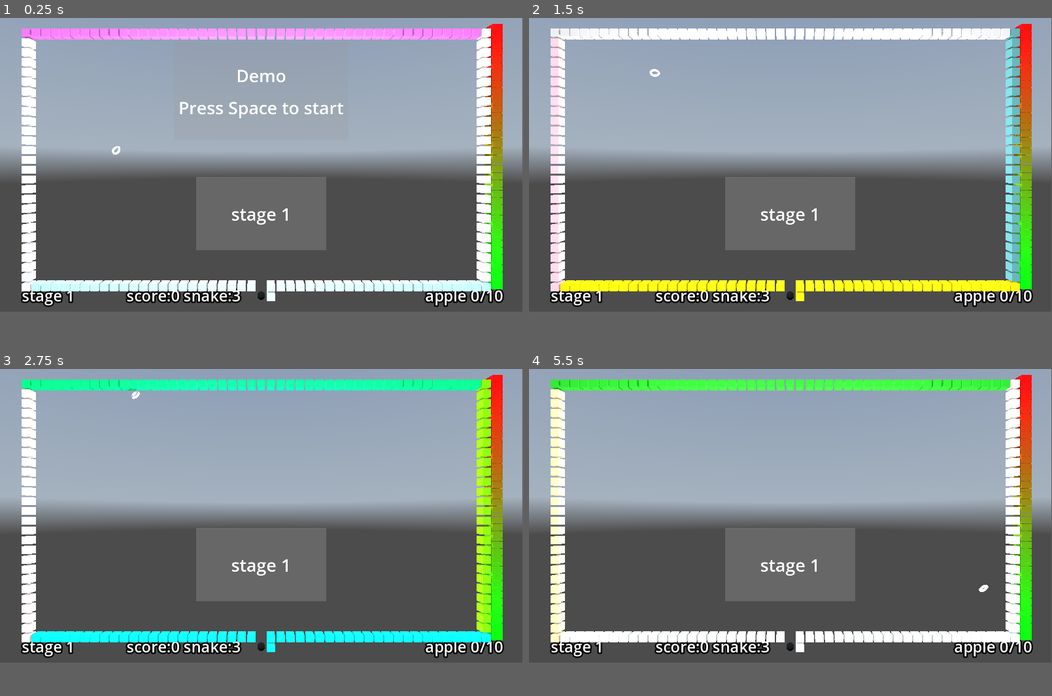
Above: before the commit, frames 1-4 (two rows, left to right).
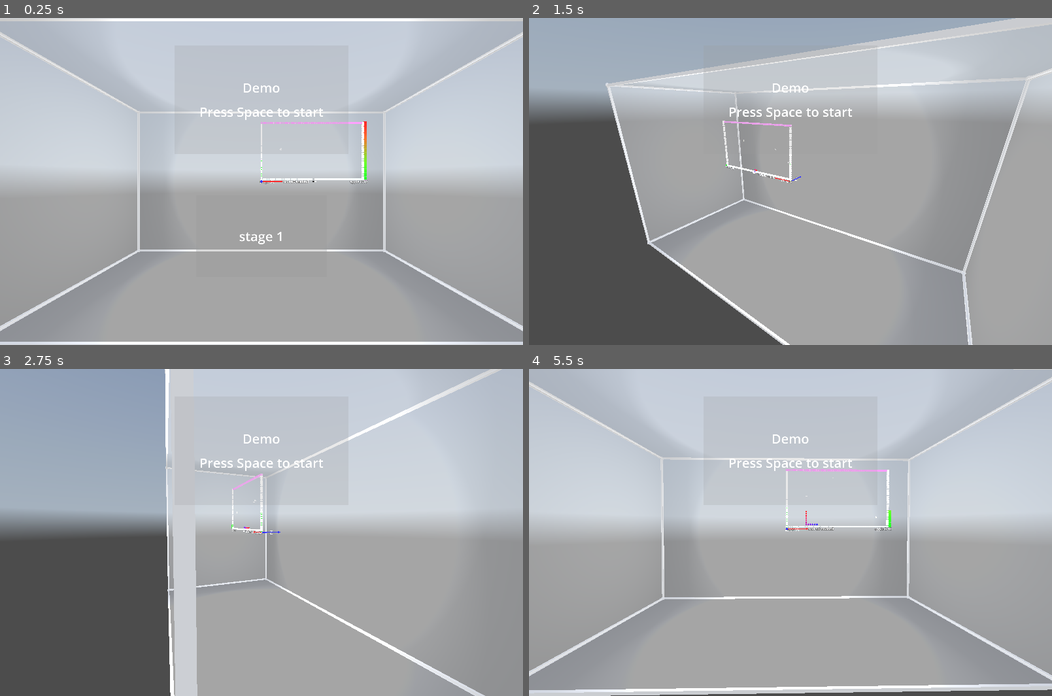
Above: after the commit, the same moments.

Repository: kasworld/gd4snakebyte3d
Game: Godot game, scene res://main.tscn
Same seed, same stepped clock (60 frames per second), same inputs: the game is played once before the commit and once after it. A sky picture missing from this copy of the repository is replaced by a grey-blue gradient.
Inputs (mouse positions are in pixels of both pictures, inside the frame that each line leads up to):
- Up to frame 1 (0.25 s): no input
- Up to frame 2 (1.5 s): tap Space at 0.5, 0.77, 1.07, 1.25 s; move the mouse to (905, 148) at 0.52 s; hold Right 0.53-1.28 s; tap Enter at 0.6 s; click (905, 148) at 0.67 s; tap C at 0.8, 1.35 s; move the mouse to (685, 178) at 1.27 s; hold Down from 1.28 s (still down)
- Up to frame 3 (2.75 s): tap Space at 1.52, 1.82, 2, 2.3 s; tap E at 1.55, 2.1 s; move the mouse to (313, 450) at 2.02 s; release Down at 2.03 s; hold Right from 2.03 s (still down)
- Up to frame 4 (5.5 s): tap Space at 2.75, 2.85, 3.02, 3.32, 3.5, 3.77, 4.07, 4.25, 4.52, 4.82, 5.3 s; move the mouse to (764, 575) at 2.77 s; release Right at 2.78 s; hold Up 2.78-3.53 s; click (764, 575) at 2.92 s; tap Enter at 3.05, 3.6 s; move the mouse to (947, 558) at 3.52 s; hold Left 3.53-5.03 s; tap C at 3.8, 4.35 s; move the mouse to (633, 470) at 4.27 s; tap E at 4.55 s; move the mouse to (816, 516) at 5.02 s; hold Down from 5.03 s (still down); tap Q at 5.1 s; click (816, 516) at 5.17 s
In our replay, the window is 799x449 before the commit and 800x500 after it. These sizes can differ from the game's own. Grey fills any space a smaller window leaves; there, only what the larger window draws over its background counts as a difference.

The runs differ from the first frame. In frame 1, 87% of the frame differs, in the area x 0-100%, y 0-100%; in frame 2, 72%; in frame 3, 71%; in frame 4, 90%.

Commit message:
apply templete3d code

Diff:
--- a/main.gd
+++ b/main.gd
@@ -1,21 +1,23 @@
 extends Node3D
 
-var stage_scene = preload("res://snake_byte/snake_byte.tscn")
+const WorldSize := Vector3(160,90,80)
 
 var stage_number :int
 var stage :SnakeByte
 var game_info :Dictionary
 var demo_mode :bool = true
-var camera_move := false
 
 func _ready() -> void:
 	var vp_size = get_viewport().get_visible_rect().size
 	$DemoPanel.size = vp_size/3
 	$DemoPanel.position = Vector2(vp_size.x/2, vp_size.y/4) - vp_size/6
-	var centerx = SnakeByte.FieldWidth as float /2
-	var centery = SnakeByte.FieldHeight as float /2
-	$OmniLight3D.position = Vector3(centerx, centery, SnakeByte.FieldHeight/4)
-	reset_camera()
+
+	$MovingCameraLightHober.set_center_pos_far(Vector3.ZERO, Vector3(0, 0, WorldSize.z),  WorldSize.length()*3)
+	$MovingCameraLightAround.set_center_pos_far(Vector3.ZERO, Vector3(0, 0, WorldSize.z),  WorldSize.length()*3)
+	$AxisArrow3D.set_colors().set_size(WorldSize.length()/20)
+	$GlassCabinet.init(WorldSize)
+	$GlassCabinet.get_camera_light().make_current()
+
 	new_game()
 
 func new_game() -> void:
@@ -34,7 +36,7 @@
 func start_stage() -> void:
 	if stage != null :
 		stage.queue_free()
-	stage = stage_scene.instantiate().set_demo_mode(demo_mode)
+	stage = preload("res://snake_byte/snake_byte.tscn").instantiate().set_demo_mode(demo_mode)
 	add_child(stage)
 	stage.init(game_info, stage_number+1, SnakeByte.StageSnakeByteWalls[stage_number % SnakeByte.StageSnakeByteWalls.size()])
 	stage.connect("stage_cleared", stage_cleared)
@@ -64,13 +66,26 @@
 	pass
 
 func _process(delta: float) -> void:
-	if camera_move:
-		move_camera(delta)
+	var now := Time.get_unix_time_from_system()
+	if $MovingCameraLightHober.is_current_camera():
+		$MovingCameraLightHober.move_hober_around_z(now/2.3, Vector3.ZERO, WorldSize.length()/2, WorldSize.length()/4 )
+	elif $MovingCameraLightAround.is_current_camera():
+		$MovingCameraLightAround.move_wave_around_y(now/2.3, Vector3.ZERO, WorldSize.length()/2, WorldSize.length()/4 )
+
+func _on_카메라변경_pressed() -> void:
+	MovingCameraLight.NextCamera()
+
+func _on_button_fov_up_pressed() -> void:
+	MovingCameraLight.GetCurrentCamera().camera_fov_inc()
+
+func _on_button_fov_down_pressed() -> void:
+	MovingCameraLight.GetCurrentCamera().camera_fov_dec()
 
 var key2fn = {
 	KEY_ESCAPE:_on_button_esc_pressed,
-	KEY_SPACE:end_demo_start_game,
-	KEY_C: _on_button_camera_pressed,
+	KEY_ENTER:_on_카메라변경_pressed,
+	KEY_PAGEUP:_on_button_fov_up_pressed,
+	KEY_PAGEDOWN:_on_button_fov_down_pressed,
 }
 func _unhandled_input(event: InputEvent) -> void:
 	if event is InputEventKey and event.pressed:
@@ -82,23 +97,3 @@
 
 func _on_button_esc_pressed() -> void:
 	get_tree().quit()
-
-func reset_camera() -> void:
-	var centerx = SnakeByte.FieldWidth as float /2
-	var centery = SnakeByte.FieldHeight as float /2
-	$Camera3D.position = Vector3(centerx, centery, SnakeByte.FieldHeight)
-	$Camera3D.look_at(Vector3(centerx, centery, 0))
-
-func move_camera(_delta: float) -> void:
-	var t = -Time.get_unix_time_from_system() /2.3
-	var r = SnakeByte.FieldSize.length()
-	var centerx = SnakeByte.FieldWidth as float /2
-	var centery = SnakeByte.FieldHeight as float /2
-	var center = Vector3(centerx, centery, 0)
-	$Camera3D.position = Vector3( sin(t)*r, sin(t*1.3)*SnakeByte.FieldHeight, cos(t)*r ) + center
-	$Camera3D.look_at(center)
-
-func _on_button_camera_pressed() -> void:
-	camera_move = !camera_move
-	if camera_move == false:
-		reset_camera()
--- a/main.tscn
+++ b/main.tscn
@@ -1,7 +1,10 @@
-[gd_scene load_steps=8 format=3 uid="uid://dxajpsuwoh6nw"]
+[gd_scene load_steps=11 format=3 uid="uid://dxajpsuwoh6nw"]
 
 [ext_resource type="Script" uid="uid://d2pgmslp2ico3" path="res://main.gd" id="1_ig7tw"]
 [ext_resource type="Texture2D" uid="uid://pqs6lcrw438x" path="res://image/skymap.hdr" id="2_0xm2m"]
+[ext_resource type="PackedScene" uid="uid://clnf86bglf40d" path="res://glass_cabinet/glass_cabinet.tscn" id="3_1bvp3"]
+[ext_resource type="PackedScene" uid="uid://ces3a6yv0c5fi" path="res://moving_carmera_light/moving_camera_light.tscn" id="4_lquwl"]
+[ext_resource type="PackedScene" uid="uid://dl14flc0fkeyt" path="res://axis_arrow_3d/axis_arrow_3d.tscn" id="5_lquwl"]
 
 [sub_resource type="PanoramaSkyMaterial" id="PanoramaSkyMaterial_h2yge"]
 panorama = ExtResource("2_0xm2m")
@@ -26,15 +29,6 @@
 [node name="Main" type="Node3D"]
 script = ExtResource("1_ig7tw")
 
-[node name="Camera3D" type="Camera3D" parent="."]
-keep_aspect = 0
-fov = 90.0
-
-[node name="OmniLight3D" type="OmniLight3D" parent="."]
-light_energy = 10.0
-shadow_enabled = true
-omni_range = 64.0
-
 [node name="WorldEnvironment" type="WorldEnvironment" parent="."]
 environment = SubResource("Environment_lquwl")
 
@@ -54,4 +48,12 @@
 [node name="HidePanelTimer" type="Timer" parent="."]
 one_shot = true
 
+[node name="GlassCabinet" parent="." instance=ExtResource("3_1bvp3")]
+
+[node name="AxisArrow3D" parent="." instance=ExtResource("5_lquwl")]
+
+[node name="MovingCameraLightAround" parent="." instance=ExtResource("4_lquwl")]
+
+[node name="MovingCameraLightHober" parent="." instance=ExtResource("4_lquwl")]
+
 [connection signal="timeout" from="HidePanelTimer" to="." method="_on_hide_panel_timer_timeout"]
--- a/project.godot
+++ b/project.godot
@@ -11,6 +11,7 @@
 [application]
 
 config/name="gd4snakebyte3d"
+config/version="1.0.0"
 run/main_scene="uid://dxajpsuwoh6nw"
 config/features=PackedStringArray("4.5", "Forward Plus")
 config/icon="res://icon.svg"
@@ -21,5 +22,6 @@
 
 [display]
 
-window/size/viewport_width=1920
-window/size/viewport_height=1080
+window/size/viewport_width=3840
+window/size/viewport_height=2160
+window/size/mode=3
